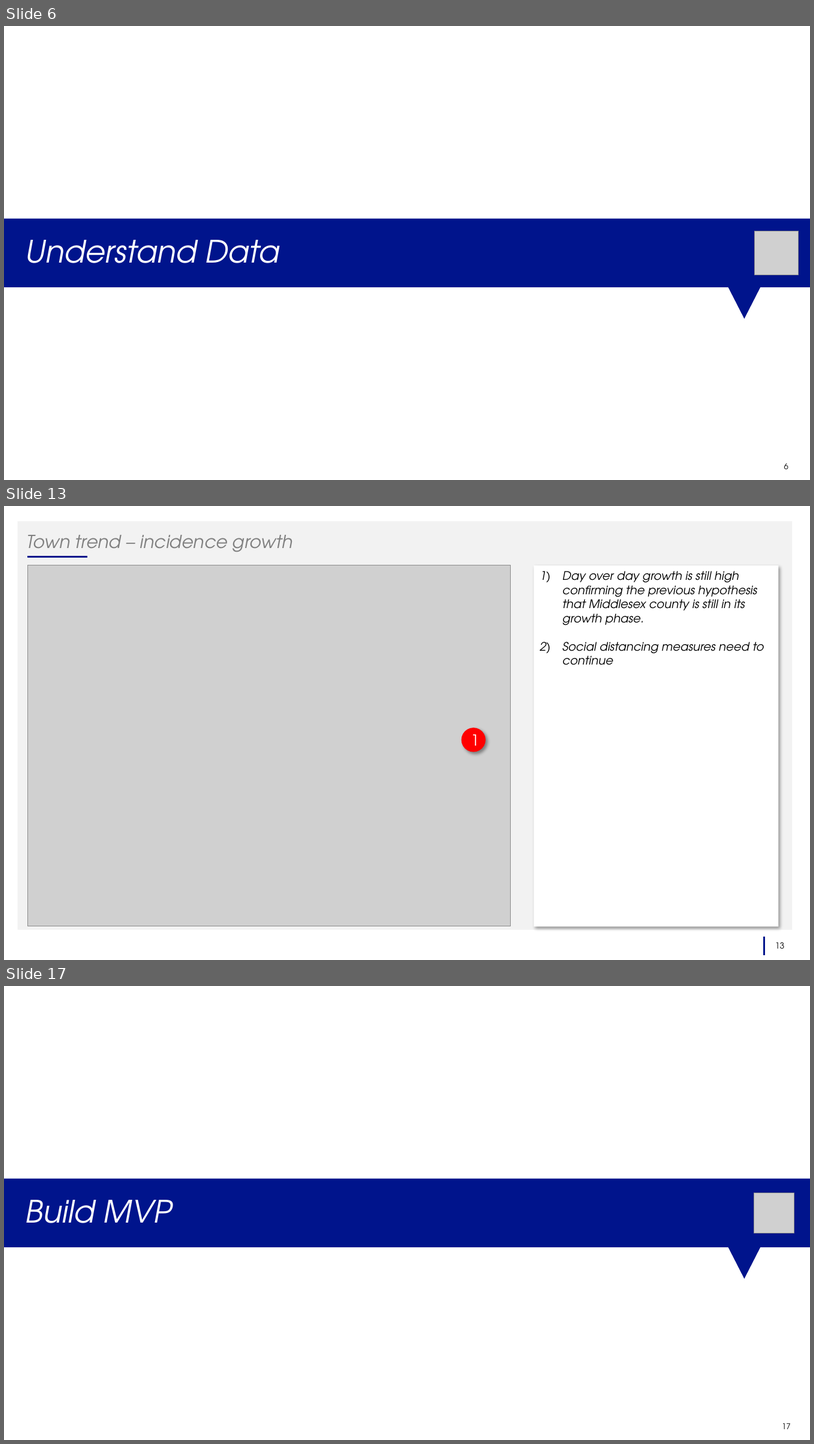
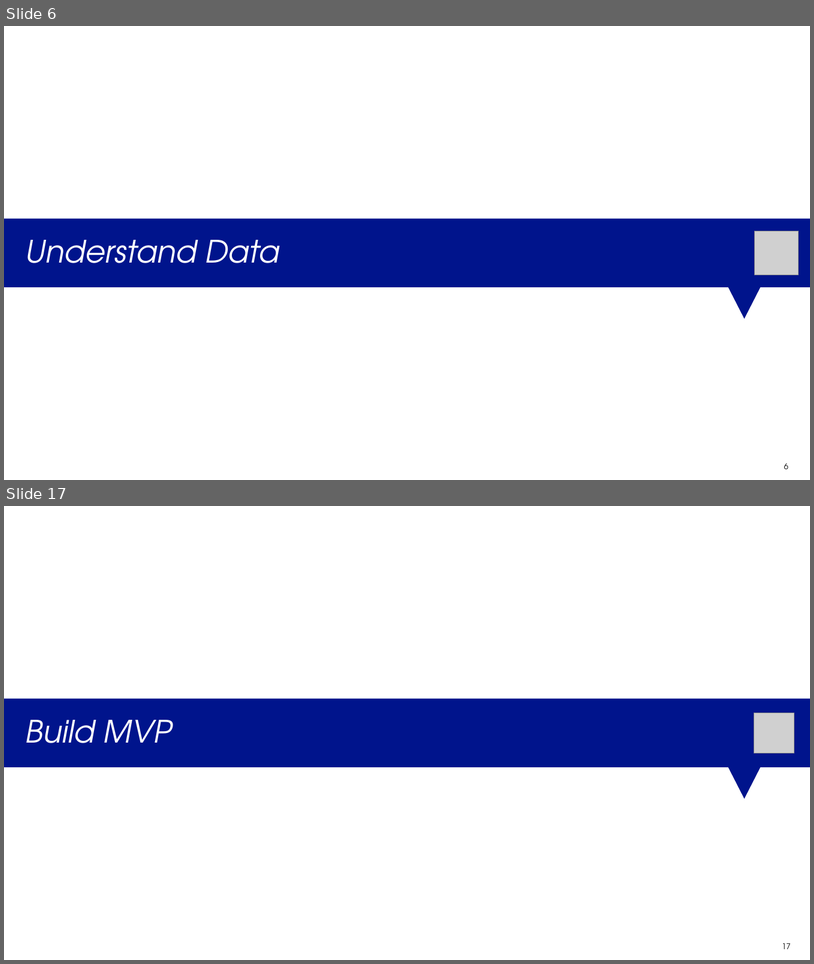
Before and after one commit to vckolla/corona, a slide deck: 05_corona_trend_mvp_2020_04_05_v2.pptx. Shown one above the other, each under a label of ours: slides 6, 13 and 17 before the commit, slides 6 and 17 after it; the slides between them are not shown. The pictures are 814x1444 and 814x964 pixels, drawn with LibreOffice and Linux fonts; fonts in the diff are those of the drawing; grey boxes stand for pictures. Boxes give left, top, right and bottom in pixels: in the first picture for what was removed or moved away, otherwise in the second. Text is boxed around its words. In the diff, an @@ line names an element or a change of style, - is before the commit and + after.

```diff
--- a/05_corona_trend_mvp_2020_04_05_v2.pptx
+++ b/05_corona_trend_mvp_2020_04_05_v2.pptx
@@ slide 13 removed at (4,506,810,960), background #FFFFFF @@
@@ rectangle removed at (17,521,792,930) @@
@@ title removed at (26,535,293,556) @@
-Town trend – incidence growth
@@ line removed from (27, 557) to (87, 557) @@
@@ picture removed at (27,565,511,927) @@
@@ rectangle removed at (534,565,779,927) @@
-1) Day over day growth is still high confirming the previous hypothesis that Middlesex county is still in its growth phase.
-2) Social distancing measures need to continue
@@ ellipse removed at (462,727,486,751) @@
-1
@@ line removed from (764, 955) to (764, 936) @@
@@ page number removed at (776,942,785,948) @@
-13
```
Also in this commit, not shown: 6 slides changed, 6 slides added, 5 other slides removed, 17 other files.
